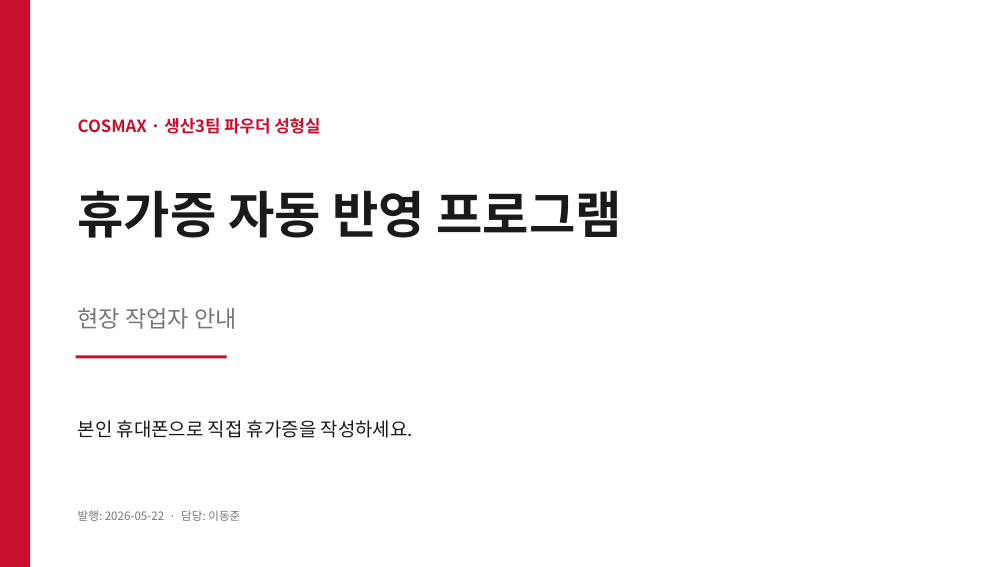
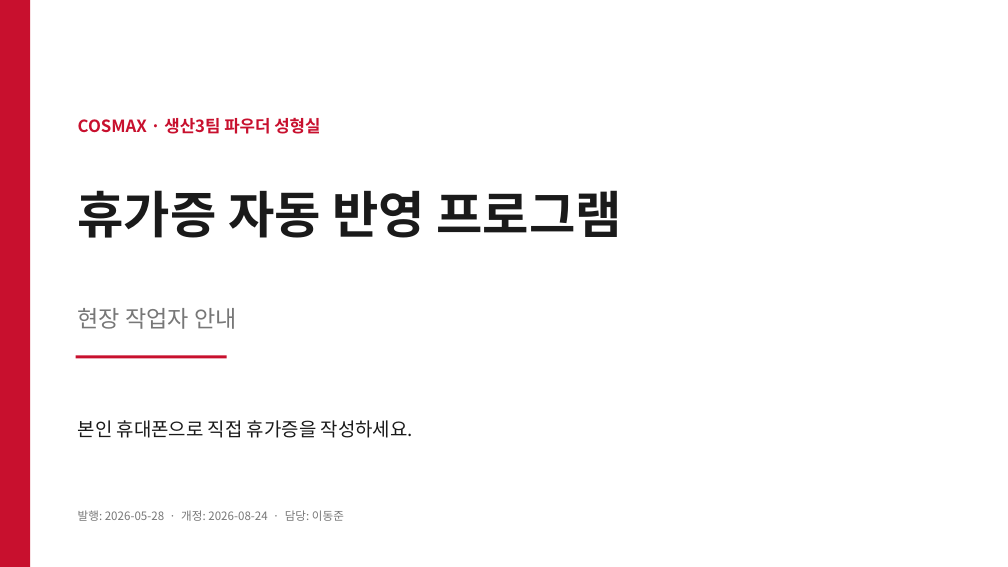
Before and after one commit to djlee-cosmax/Vacation-Permit-Auto-System, a slide deck: slide 1 of docs/휴가증 자동 반영 프로그램 안내 (작업자용).pptx. Drawn at 1008x567 pixels with LibreOffice and Linux fonts; fonts in the diff are those of the drawing. Boxes give left, top, right and bottom in pixels: in the first picture for what was removed or moved away, otherwise in the second. Text is boxed around its words. In the diff, an @@ line names an element or a change of style, - is before the commit and + after.

```diff
--- a/docs/휴가증 자동 반영 프로그램 안내 (작업자용).pptx
+++ b/docs/휴가증 자동 반영 프로그램 안내 (작업자용).pptx
@@ text at (78,510,344,521): text changed @@
-발행: 2026-05-22 · 담당: 이동준
+발행: 2026-05-28 · 개정: 2026-08-24 · 담당: 이동준
```
Also in this commit, not shown: 3 other slides changed, 4 other files.
